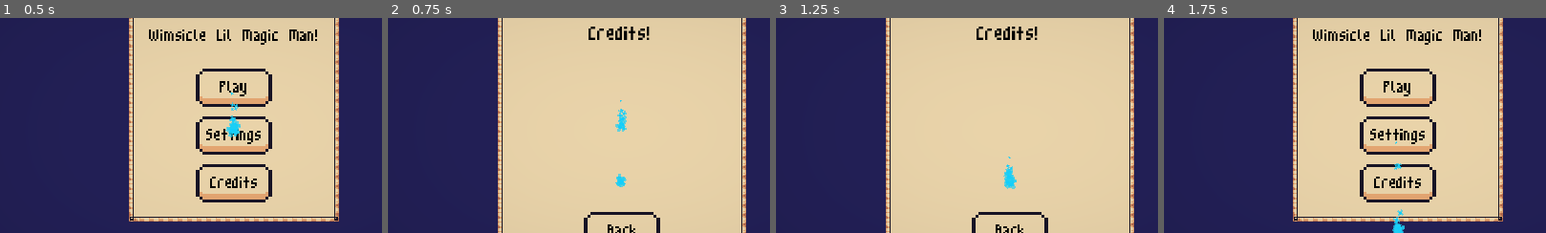
Above: before the commit, frames 1-4 (left to right).
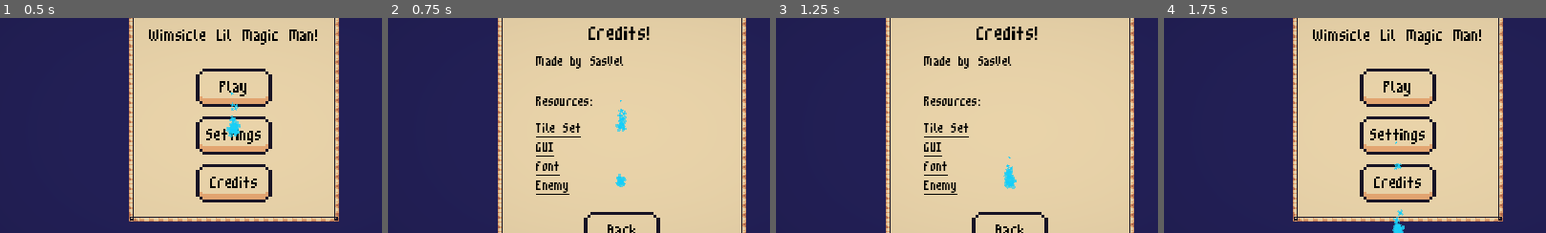
Above: after the commit, the same moments.

Repository: SasVel/WhimsicalLilMagicMan
Game: Godot game, scene res://UI/MainMenuUI/MainMenuUI.tscn
Same seed, same stepped clock (60 frames per second), same inputs: the game is played once before the commit and once after it.
Inputs:
- Up to frame 1 (0.5 s): no input
- Up to frame 2 (0.75 s): click "Credits" at 0.5 s
- Up to frame 3 (1.25 s): no input
- Up to frame 4 (1.75 s): click "Back" at 1.25 s
The pictures show only the part of the screen within x 19-69%, y 24-74%; the shares and areas given below are measured in that part.

Frame 1 is identical in both runs. In frame 2, 1.7% of the frame differs, in the area x 38-62%, y 17-83%; in frame 3, 1.7%; in frame 4, nothing differs.

Commit message:
UI update

Diff:
--- a/UI/CreditsUI/CreditsUI.tscn
+++ b/UI/CreditsUI/CreditsUI.tscn
@@ -1,9 +1,10 @@
-[gd_scene load_steps=5 format=3 uid="uid://d0quv0o3fkgam"]
+[gd_scene load_steps=6 format=3 uid="uid://d0quv0o3fkgam"]
 
 [ext_resource type="PackedScene" uid="uid://dctgnqjntlltv" path="res://UI/Background/BackgroundForUI.tscn" id="1_7c4in"]
 [ext_resource type="Script" path="res://UI/CreditsUI/CreditsUI.gd" id="1_ox2lr"]
 [ext_resource type="LabelSettings" uid="uid://duj40wee72mcl" path="res://UI/HeaderSettings.tres" id="2_tjem5"]
 [ext_resource type="PackedScene" uid="uid://bhpe82eqte5tv" path="res://UI/Buttons/YellowButton/BasicButton.tscn" id="3_c0r2k"]
+[ext_resource type="LabelSettings" uid="uid://bl5up3g0uojl" path="res://UI/TextSettings.tres" id="5_fqvml"]
 
 [node name="CreditsUI" type="Control"]
 layout_mode = 3
@@ -40,6 +41,73 @@
 [node name="BtnLabel" parent="BackgroundForUI/BackBtn" index="0"]
 text = "Back"
 
+[node name="LinkButton" type="LinkButton" parent="BackgroundForUI"]
+layout_mode = 0
+offset_left = 32.0
+offset_top = 104.0
+offset_right = 83.0
+offset_bottom = 121.0
+theme_override_colors/font_color = Color(0, 0, 0, 1)
+theme_override_colors/font_pressed_color = Color(0, 0, 0, 1)
+theme_override_colors/font_hover_color = Color(0.427451, 0.427451, 0.427451, 1)
+theme_override_font_sizes/font_size = 20
+text = "Tile Set"
+uri = "https://0x72.itch.io/dungeontileset-ii"
+
+[node name="Label2" type="Label" parent="BackgroundForUI"]
+layout_mode = 1
+anchors_preset = 8
+anchor_left = 0.5
+anchor_top = 0.5
+anchor_right = 0.5
+anchor_bottom = 0.5
+offset_left = -72.0
+offset_top = -68.0
+offset_right = 2.0
+offset_bottom = -8.0
+grow_horizontal = 2
+grow_vertical = 2
+text = "Made by SasVel
+
+Resources:"
+label_settings = ExtResource("5_fqvml")
+
+[node name="LinkButton2" type="LinkButton" parent="BackgroundForUI"]
+offset_left = 32.0
+offset_top = 120.0
+offset_right = 83.0
+offset_bottom = 137.0
+theme_override_colors/font_color = Color(0, 0, 0, 1)
+theme_override_colors/font_pressed_color = Color(0, 0, 0, 1)
+theme_override_colors/font_hover_color = Color(0.427451, 0.427451, 0.427451, 1)
+theme_override_font_sizes/font_size = 20
+text = "GUI"
+uri = "https://paperhatlizard.itch.io/cryos-mini-gui"
+
+[node name="LinkButton3" type="LinkButton" parent="BackgroundForUI"]
+offset_left = 32.0
+offset_top = 136.0
+offset_right = 83.0
+offset_bottom = 153.0
+theme_override_colors/font_color = Color(0, 0, 0, 1)
+theme_override_colors/font_pressed_color = Color(0, 0, 0, 1)
+theme_override_colors/font_hover_color = Color(0.427451, 0.427451, 0.427451, 1)
+theme_override_font_sizes/font_size = 20
+text = "Font"
+uri = "https://managore.itch.io/m3x6"
+
+[node name="LinkButton5" type="LinkButton" parent="BackgroundForUI"]
+offset_left = 32.0
+offset_top = 152.0
+offset_right = 83.0
+offset_bottom = 169.0
+theme_override_colors/font_color = Color(0, 0, 0, 1)
+theme_override_colors/font_pressed_color = Color(0, 0, 0, 1)
+theme_override_colors/font_hover_color = Color(0.427451, 0.427451, 0.427451, 1)
+theme_override_font_sizes/font_size = 20
+text = "Enemy"
+uri = "https://o-lobster.itch.io/simple-dungeon-crawler-16x16-pixel-pack"
+
 [connection signal="pressed" from="BackgroundForUI/BackBtn" to="." method="_on_back_btn_pressed"]
 
 [editable path="BackgroundForUI/BackBtn"]
--- /dev/null
+++ b/UI/TextSettings.tres
@@ -0,0 +1,6 @@
+[gd_resource type="LabelSettings" format=3 uid="uid://bl5up3g0uojl"]
+
+[resource]
+line_spacing = 0.0
+font_size = 20
+font_color = Color(0, 0, 0, 1)
